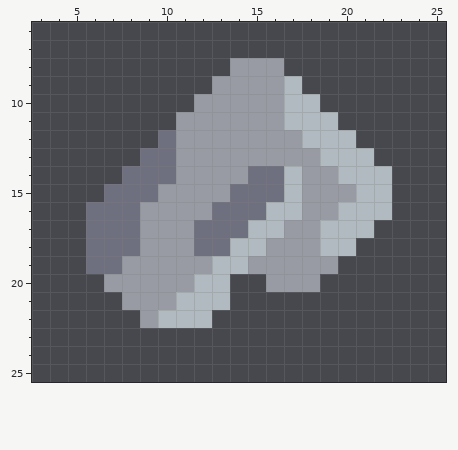
Two states of a pixel-art sprite, sprites/units/buffed/buffed-flare-left-fist.png. Above, as it was before the edit.
The file is 26x24 pixels. Shown: x 3..25, y 6..25. The old version is drawn lined up with the new one, on the new canvas.
New version:
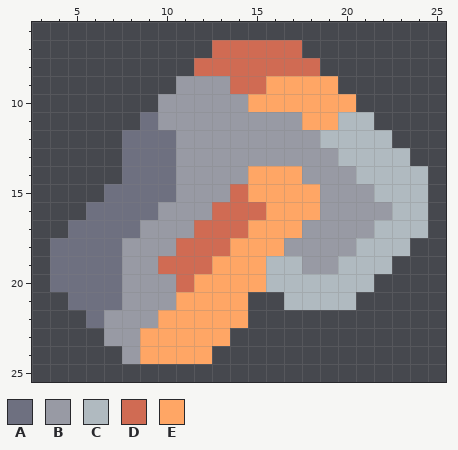
Palette (. is transparent): A #6e7080  B #989aa4  C #b0bac0  D #d06b53  E #ffa665
The exact change:
canvas 26x24 -> 30x32, the old top-left corner now at 2,4
y 7: x 13..17 ..... -> DDDDD
y 8: x 12..18 ..BBB.. -> DDDDDDD
y 9: x 11..12 .. -> BB; x 14..19 BBBC.. -> DDEEEE
y 10: x 10..11 .. -> BB; x 15..20 BBCC.. -> EEEEEE
y 11: x 9..10 .. -> AB; x 17..21 CCC.. -> BEECC
y 12: x 8..9 .. -> AA; x 18 C -> B; x 21..22 .. -> CC
y 13: x 8 . -> A; x 19 C -> B; x 22..23 .. -> CC
y 14: x 15..17 AAC -> EEE; x 20 C -> B; x 23..24 .. -> CC
y 15: x 10 B -> A; x 14..18 AAACB -> DEEEE; x 21 C -> B; x 23..24 .. -> CC
y 16: x 9 B -> A; x 13..18 AAACCB -> DDDEEE; x 20..24 CCC.. -> BBBCC
y 17: x 5 . -> A; x 12..17 AAACCB -> DDDEEE; x 19..24 CCC... -> BBBCCC
y 18: x 4..5 .. -> AA; x 8 A -> B; x 11..16 BAACCB -> DDDEEE; x 19..23 CC... -> BBCCC
y 19: x 4..5 .. -> AA; x 10..17 BBBCCBBB -> DDDEEECC; x 20..22 ... -> CCC
y 20: x 4..7 ...B -> AAAA; x 11..21 BCC..BBB... -> DEEEECCCCCC
y 21: x 5..7 ... -> AAA; x 11..14 CCC. -> EEEE; x 17..20 .... -> CCCC
y 22: x 6..8 ... -> ABB; x 10..14 CCC.. -> EEEEE
y 23: x 7..13 ....... -> BBEEEEE
y 24: x 8..12 ..... -> BEEEE
Changed places in both pictures, as pixel boxes (x1, y1, x2, y2):
changed: (50, 40, 428, 364)
